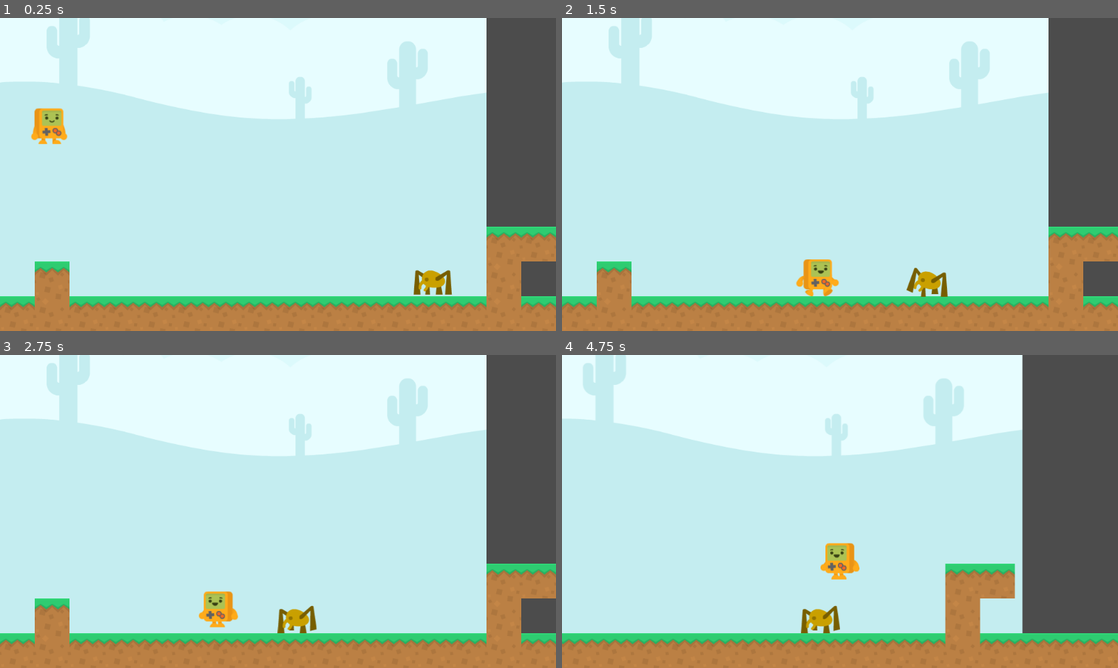
Above: before the commit, frames 1-4 (two rows, left to right).
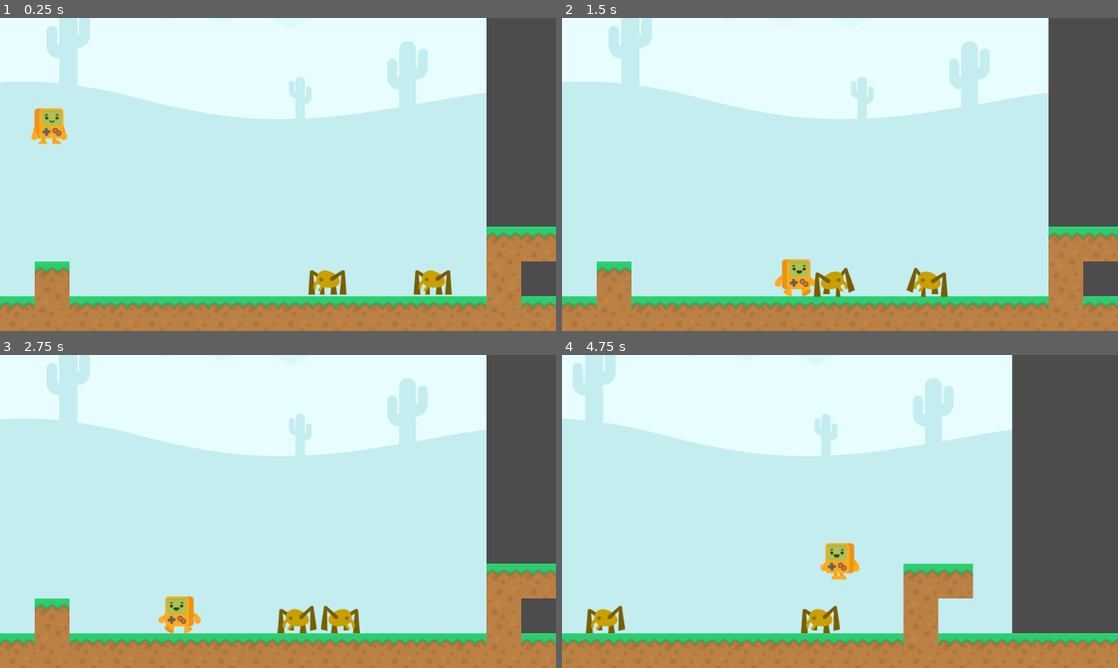
Above: after the commit, the same moments.

Repository: vivisuke/GDAction
Game: Godot game, scene res://MainScene.tscn
Same seed, same stepped clock (60 frames per second), same inputs: the game is played once before the commit and once after it.
Inputs:
- Up to frame 1 (0.25 s): no input
- Up to frame 2 (1.5 s): hold Right (ui_right) from 0.53 s (still down); tap Up (ui_up) at 0.77 s
- Up to frame 3 (2.75 s): tap Up (ui_up) at 1.52 s; release Right (ui_right) at 2.03 s; hold Left (ui_left) from 2.03 s (still down)
- Up to frame 4 (4.75 s): release Left (ui_left) at 2.78 s; hold Right (ui_right) 2.78-4.28 s; tap Up (ui_up) at 3.02, 3.77, 4.52 s; hold Left (ui_left) from 4.28 s (still down)

The runs differ from the first frame. In frame 1, 0.4% of the frame differs, in the area x 55-63%, y 80-89%; in frame 2, 1.2%; in frame 3, 1.7%; in frame 4, 8.9%, in the area x 0-100%, y 0-94%.

Commit message:
0016 ◎ C 08/27 08/27 0.001│ToDo│クモを２匹にし、クモ同士はぶつからないように

Diff:
--- a/GDAction/MainScene.tscn
+++ b/GDAction/MainScene.tscn
@@ -138,3 +138,6 @@
 
 [node name="Spider" parent="." instance=ExtResource( 11 )]
 position = Vector2( 822.401, 481.779 )
+
+[node name="Spider2" parent="." instance=ExtResource( 11 )]
+position = Vector2( 628.346, 467.038 )
--- a/GDAction/Spider.tscn
+++ b/GDAction/Spider.tscn
@@ -17,6 +17,7 @@
 extents = Vector2( 35.7034, 25.4287 )
 
 [node name="Spider" type="KinematicBody2D"]
+collision_layer = 2
 script = ExtResource( 4 )
 
 [node name="AnimatedSprite" type="AnimatedSprite" parent="."]
Not shown, changed: GDAction.spr
